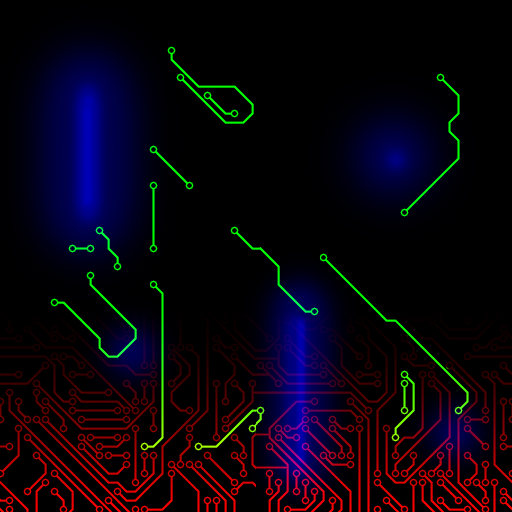
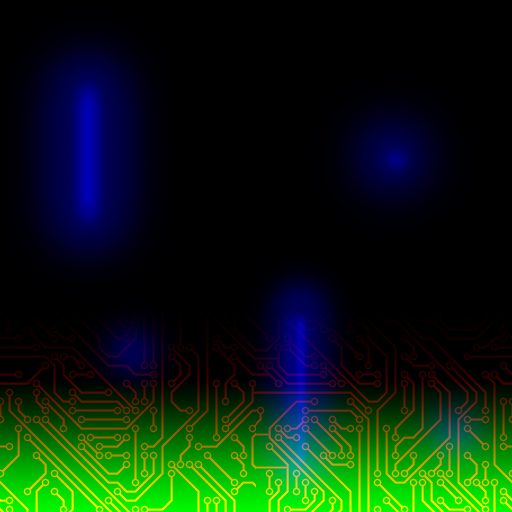
Two versions of the same layered image (512x512). Layer-by-layer changes:
painted on "Base" over <box>0,46,512,512</box>
